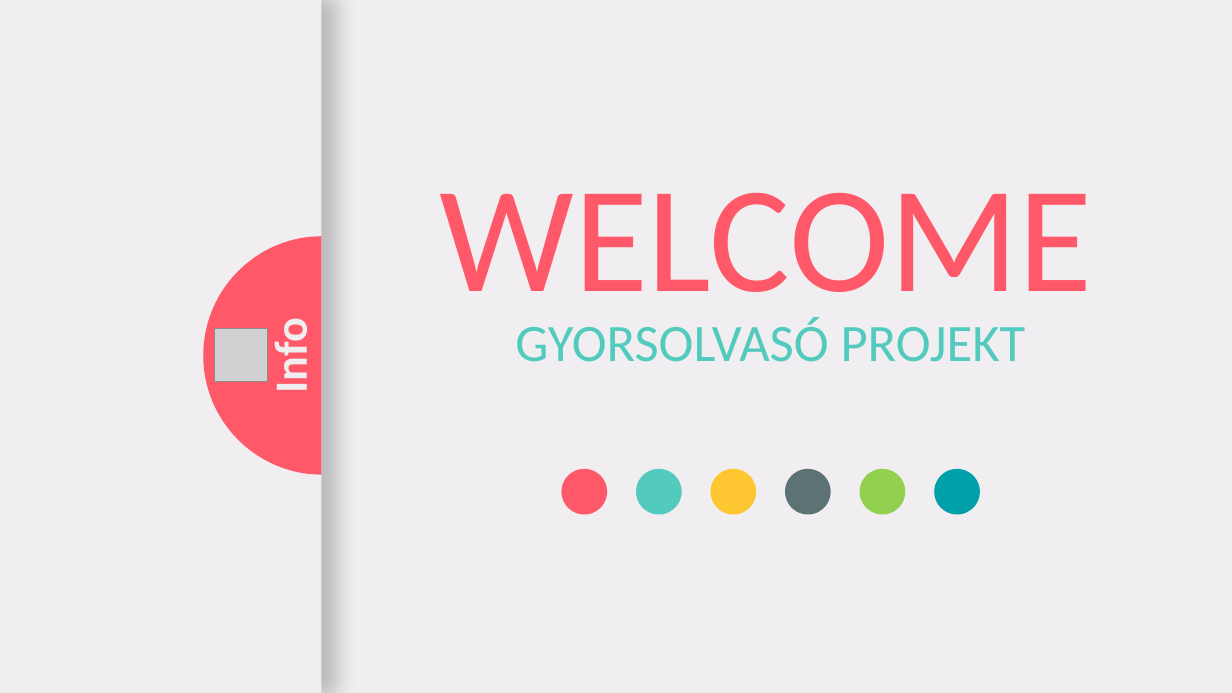
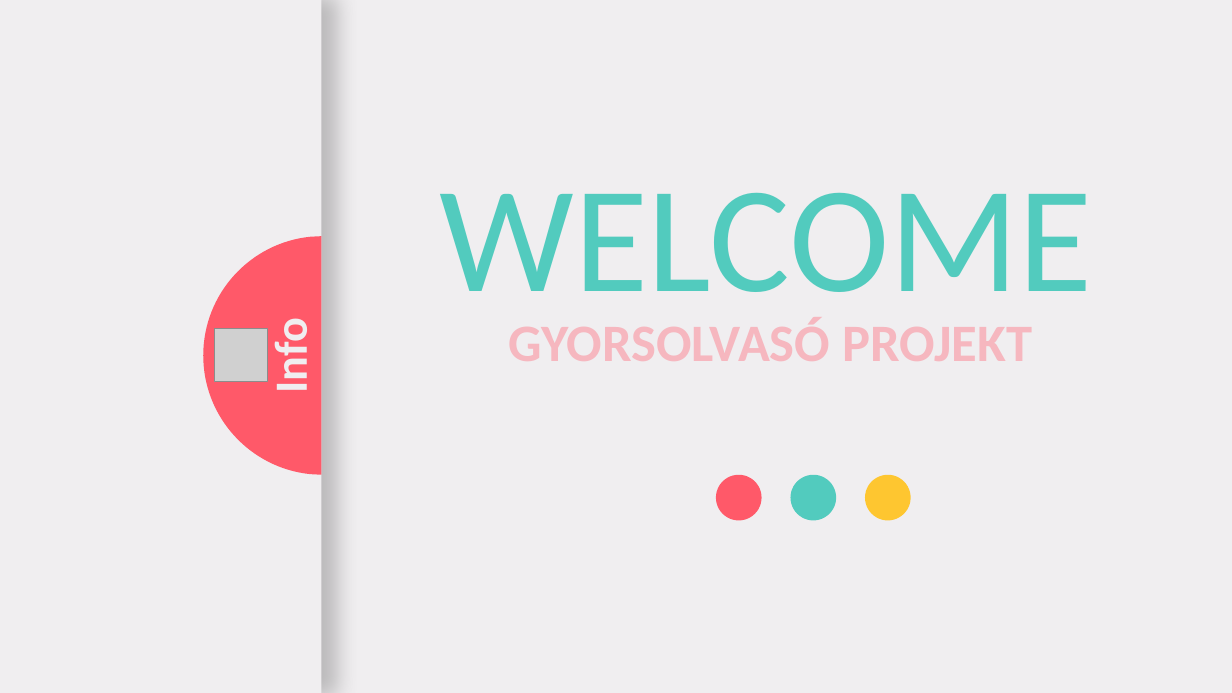
Before and after one commit to csabinyoo/Gyorsolvas-Projekt, a slide deck: slide 1 of Előadás/Bemutató.pptx. Drawn at 1232x693 pixels with LibreOffice and Linux fonts; fonts in the diff are those of the drawing; grey boxes stand for pictures. Boxes give left, top, right and bottom in pixels: in the first picture for what was removed or moved away, otherwise in the second. Text is boxed around its words. In the diff, an @@ line names an element or a change of style, - is before the commit and + after.

```diff
--- a/Előadás/Bemutató.pptx
+++ b/Előadás/Bemutató.pptx
@@ text "WELCOME" at (439, 193, 1092, 324): text colour #FF5969 to gradient #FF5969 to #52CBBE to #FEC630 @@
@@ text "GYORSOLVASÓ PROJEKT" at (508, 317, 1032, 361): text colour #52CBBE to #F6B7BF, bold on @@
@@ ellipse removed at (786, 469, 831, 514) @@
@@ 3 ellipses: place and size @@
-3 ellipses at (562, 469, 756, 514)
+3 ellipses at (716, 475, 910, 520)
@@ ellipse removed at (860, 469, 905, 514) @@
@@ ellipse removed at (934, 469, 980, 514) @@
```
Also in this commit, not shown: 2 other slides changed.
